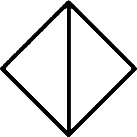
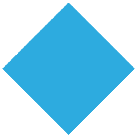
Before/after of a 137px x 137px layered artwork. What changed in the layer stack:
hid "Layer 7" over [0, 0, 137, 137]
added layer "Layer 9 copy 2" above "Layer 1" over [2, 3, 135, 135]
